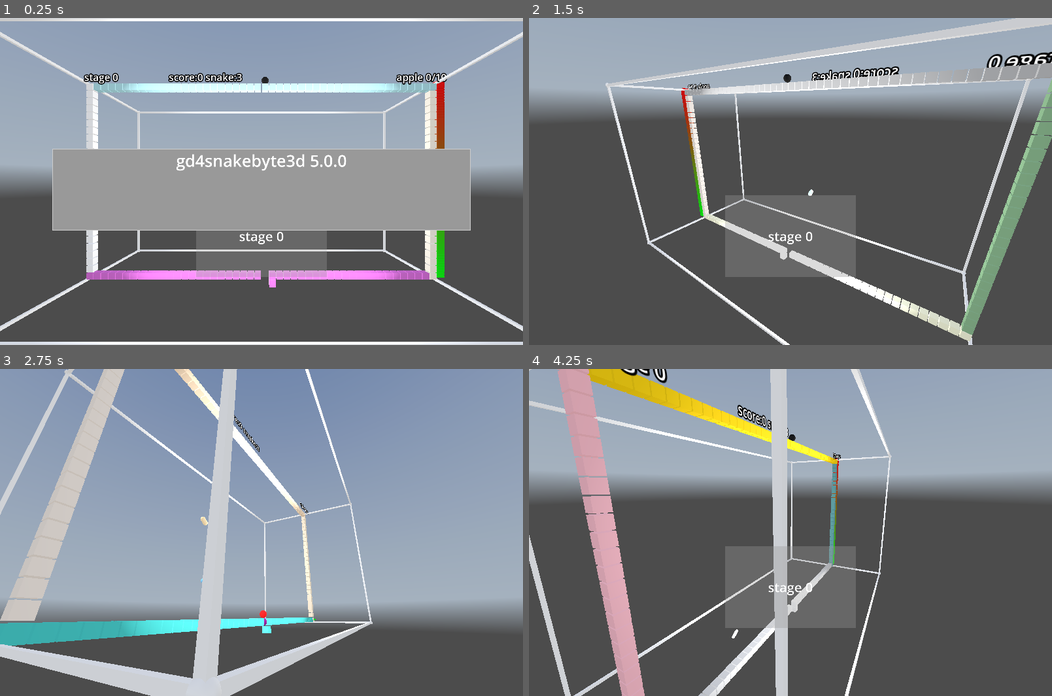
Above: before the commit, frames 1-4 (two rows, left to right).
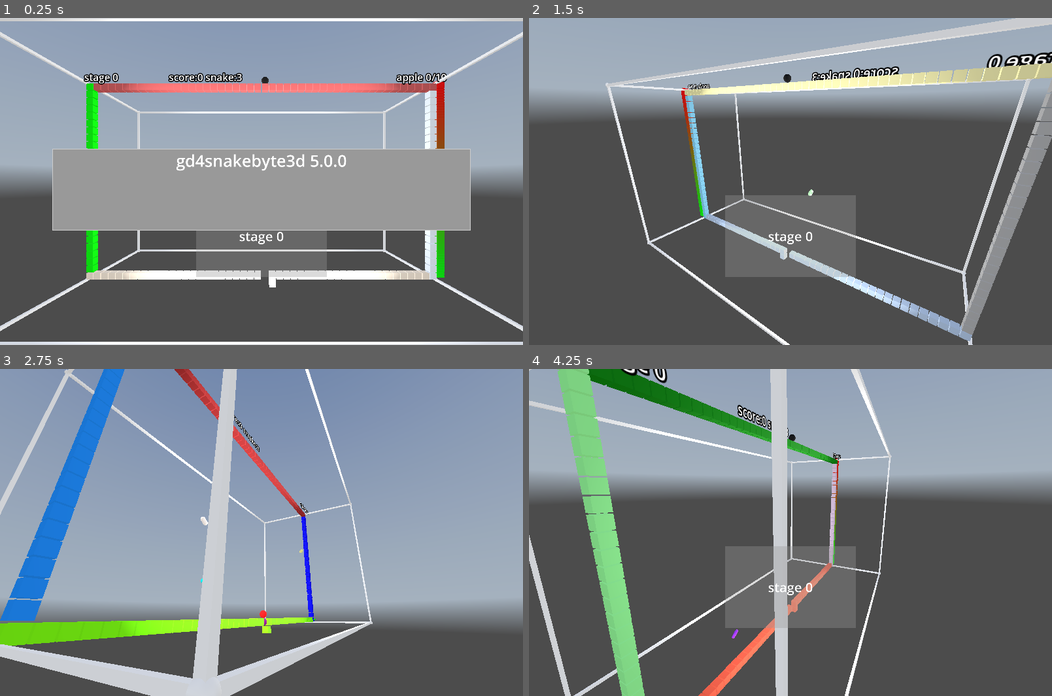
Above: after the commit, the same moments.

Repository: kasworld/gd4snakebyte3d
Game: Godot game, scene res://main.tscn
The game is run twice, just before and just after one commit, with the same random seed, the same clock (stepped at 60 frames per second) and the same inputs. A sky picture missing from this copy of the repository is replaced by a grey-blue gradient.
Inputs (mouse positions are in pixels of both pictures, inside the frame that each line leads up to):
- Up to frame 1 (0.25 s): no input
- Up to frame 2 (1.5 s): tap Enter at 0.5 s; move the mouse to (905, 165) at 0.52 s; hold Right 0.53-1.28 s; tap Q at 0.6 s; click (905, 165) at 0.67 s; tap Space at 0.77 s; move the mouse to (685, 197) at 1.27 s; hold Down from 1.28 s (still down); tap E at 1.35 s
- Up to frame 3 (2.75 s): tap Space at 1.52 s; move the mouse to (313, 460) at 2.02 s; release Down at 2.03 s; hold Right from 2.03 s (still down); tap Enter at 2.1 s
- Up to frame 4 (4.25 s): move the mouse to (764, 597) at 2.77 s; release Right at 2.78 s; hold Up 2.78-3.53 s; tap Q at 2.85 s; click (764, 597) at 2.92 s; tap Space at 3.02, 3.77 s; move the mouse to (947, 581) at 3.52 s; hold Left from 3.53 s (still down); tap E at 3.6 s

The runs differ from the first frame. In frame 1, 4.3% of the frame differs, in the area x 16-84%, y 20-83%; in frame 2, 4.1%; in frame 3, 7.5%; in frame 4, 8.2%, in the area x 5-59%, y 0-100%.

Commit message:
use NamedColors.random_color()

Diff:
--- a/snake_byte/apple/apple.gd
+++ b/snake_byte/apple/apple.gd
@@ -13,7 +13,7 @@
 	number = n
 	$"번호".text = "%d" % number
 	field = f
-	$"모양".mesh.material.albedo_color = SBStage.LightColorList.pick_random()
+	$"모양".mesh.material.albedo_color = NamedColors.random_color()
 	$"모양".mesh.inner_radius = SBStage.tile_size.x /6
 	$"모양".mesh.outer_radius = SBStage.tile_size.x /2
 	$"모양".rotation.z = randf_range(-PI,PI)
--- a/snake_byte/plum/plum.gd
+++ b/snake_byte/plum/plum.gd
@@ -18,7 +18,7 @@
 	field = f
 	pos2d = p2d
 	move_dir = d
-	$"모양".mesh.material.albedo_color = SBStage.LightColorList.pick_random()
+	$"모양".mesh.material.albedo_color = NamedColors.random_color()
 	$"모양".mesh.radius = SBStage.tile_size.x/4
 	$"모양".mesh.height = SBStage.tile_size.y
 	$"모양".rotation.x = randf_range(-PI,PI)
--- a/snake_byte/stage.gd
+++ b/snake_byte/stage.gd
@@ -28,8 +28,6 @@
 static var SnakeLife := 3
 static var SnakeLifeIncOnStageClear := 1
 static var ScorePerApple := 10
-
-static var LightColorList = NamedColors.filter_light_color_list()
 
 class Start:
 	pass
--- a/snake_byte/walls/walls.gd
+++ b/snake_byte/walls/walls.gd
@@ -53,7 +53,7 @@
 func field2wall() -> void:
 	var wall_count := 0
 	for l in wall_list:
-		var co :Color = SBStage.LightColorList.pick_random()
+		var co :Color = NamedColors.random_color()
 		for pos in l:
 			if pos == GoalPos:
 				goalwall_index = wall_count
